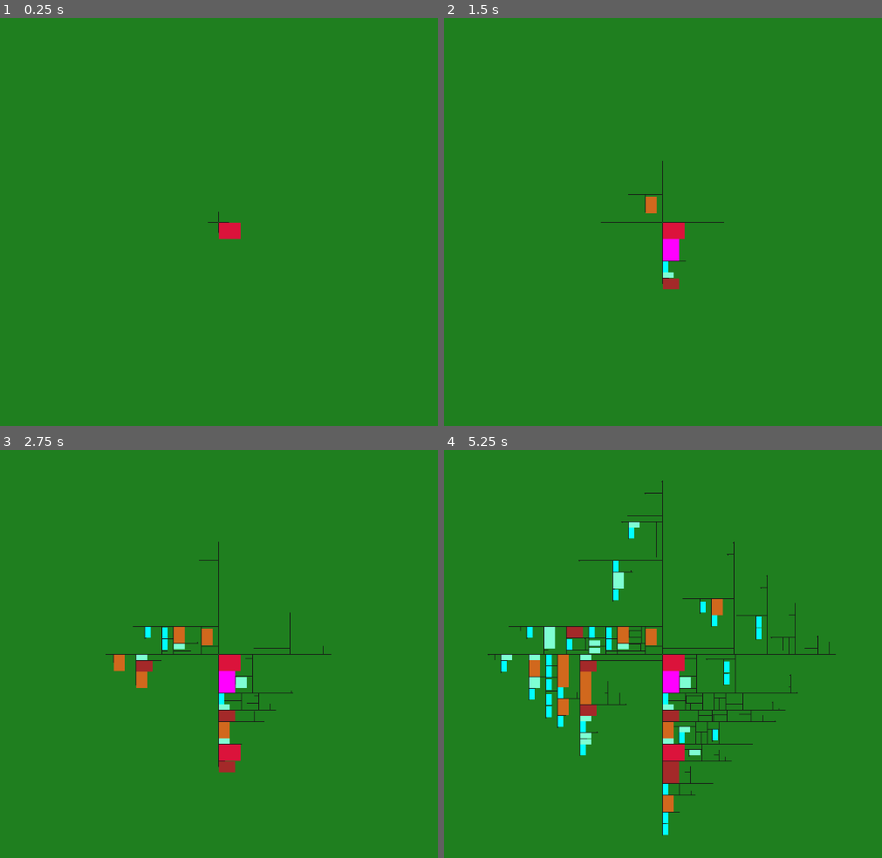
Above: before the commit, frames 1-4 (two rows, left to right).
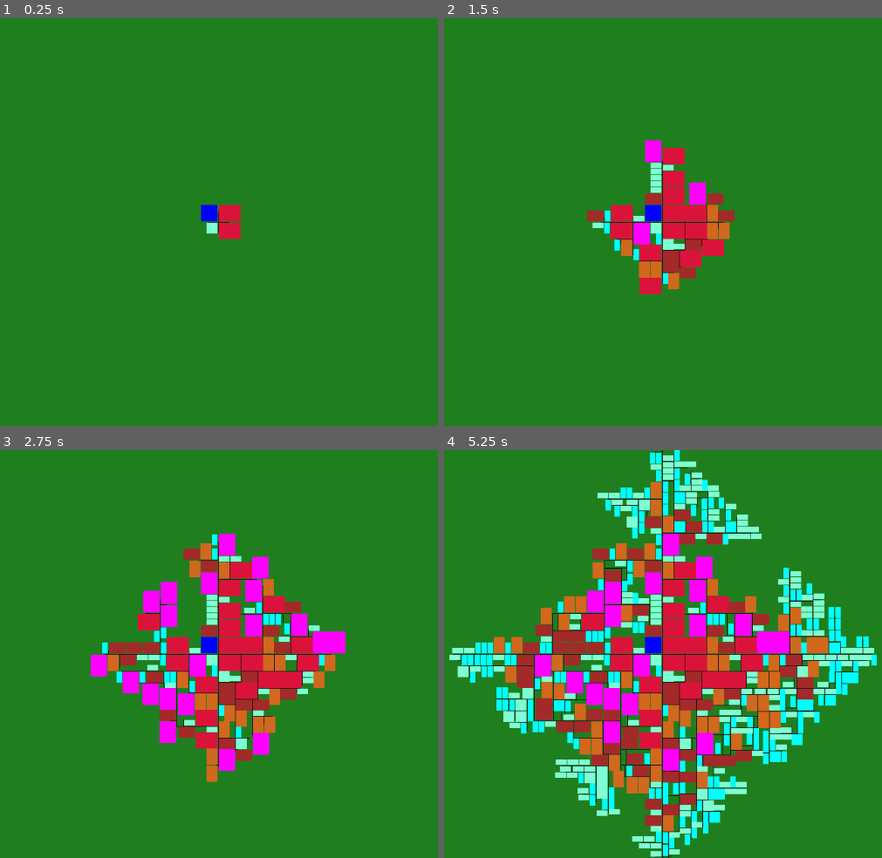
Above: after the commit, the same moments.

Repository: MichaelReel/2DMapGen
Game: Godot game, scene res://BuildingPlacement.tscn
The game is run twice, just before and just after one commit, with the same random seed, the same clock (stepped at 60 frames per second) and the same inputs. This scene is started directly instead of the project's main scene.
Inputs:
- Up to frame 1 (0.25 s): no input
- Up to frame 2 (1.5 s): no input
- Up to frame 3 (2.75 s): no input
- Up to frame 4 (5.25 s): no input

The runs differ from the first frame. In frame 1, 0.5% of the frame differs, in the area x 45-55%, y 45-53%; in frame 2, 5.8%; in frame 3, 15%; in frame 4, 38%, in the area x 1-99%, y 0-100%.

Commit message:
More promising, but some errors with negative side bounds checking.

Diff:
--- a/BuildingPlacement.gd
+++ b/BuildingPlacement.gd
@@ -34,34 +34,34 @@
 		var img = Image.new()
 		img.create(8, 16, false, Image.FORMAT_RGBA8)
 		img.fill(Color.aqua)
-		buildings.append(Building.new(img, 100))
+		buildings.append(Building.new(img, 200))
 
 		img = Image.new()
 		img.create(16, 8, false, Image.FORMAT_RGBA8)
 		img.fill(Color.aquamarine)
-		buildings.append(Building.new(img, 100))
+		buildings.append(Building.new(img, 200))
 
 		# Some middle sized buildings
 		img = Image.new()
 		img.create(24, 16, false, Image.FORMAT_RGBA8)
 		img.fill(Color.brown)
-		buildings.append(Building.new(img, 30))
+		buildings.append(Building.new(img, 60))
 
 		img = Image.new()
 		img.create(16, 24, false, Image.FORMAT_RGBA8)
 		img.fill(Color.chocolate)
-		buildings.append(Building.new(img, 30))
+		buildings.append(Building.new(img, 60))
 
 		# A few big buildings
 		img = Image.new()
 		img.create(24, 32, false, Image.FORMAT_RGBA8)
 		img.fill(Color.fuchsia)
-		buildings.append(Building.new(img, 10))
+		buildings.append(Building.new(img, 20))
 
 		img = Image.new()
 		img.create(32, 24, false, Image.FORMAT_RGBA8)
 		img.fill(Color.crimson)
-		buildings.append(Building.new(img, 10))
+		buildings.append(Building.new(img, 20))
 
 		# Unique buildings
 		img = Image.new()
@@ -132,7 +132,7 @@
 		image.set_pixelv(pos, col)
 		image.unlock()
 
-		# Have we gone far enough to do something else?
+		# Have we gone far enough to do something on the left?
 		if left_block_dis <= 0:
 			var left_dir := dir.tangent()
 			var forward_left_dir := left_dir + dir
@@ -156,18 +156,45 @@
 				var plot_bounds := Rect2(near_corner, size).abs()
 				if plot_is_clear(image, plot_bounds, BACK_GROUND):
 					# Draw image
-					image.blit_rect(building.image, Rect2(Vector2(), size), plot_bounds.position)
+					image.blit_rect(building.image, Rect2(Vector2(), building.size), plot_bounds.position)
 					left_just_split = false
-					var frontage : int = Vector2(size.x * dir.x, size.y * dir.y).length()
+					var frontage : int = Vector2(building.size.x * dir.x, building.size.y * dir.y).length()
 					left_block_dis = frontage
 				else:
 					building_pool.push_building(building)
 					left_block_dis = 1
 
-
-
-#			worker_list.append(RoadWorker.new(pos, dir.tangent().reflect(dir), col.lightened(0.1), dis)) # Right
-
+		# Have we gone far enough to do something on the right?
+		if right_block_dis <= 0:
+			var right_dir := dir.tangent().reflect(dir)
+			var forward_right_dir := right_dir + dir
+
+			# Add building, or make road?
+			if not right_just_split and randi() % BUILD_CHANCE == 0:
+				# Road
+				worker_list.append(RoadWorker.new(pos, right_dir, col, dis))
+				right_just_split = true
+				right_block_dis = 1
+			else:
+				# Get a building
+				var building = building_pool.pop_building()
+				if building == null:
+					# No buildings left, stop travelling
+					return false
+
+				# See if we can place it
+				var near_corner : Vector2 = pos + right_dir
+				var size := Vector2(forward_right_dir.x * building.size.x, forward_right_dir.y * building.size.y)
+				var plot_bounds := Rect2(near_corner, size).abs()
+				if plot_is_clear(image, plot_bounds, BACK_GROUND):
+					# Draw image
+					image.blit_rect(building.image, Rect2(Vector2(), building.size), plot_bounds.position)
+					right_just_split = false
+					var frontage : int = Vector2(building.size.x * dir.x, building.size.y * dir.y).length()
+					right_block_dis = frontage
+				else:
+					building_pool.push_building(building)
+					right_block_dis = 1
 
 		return true
 
